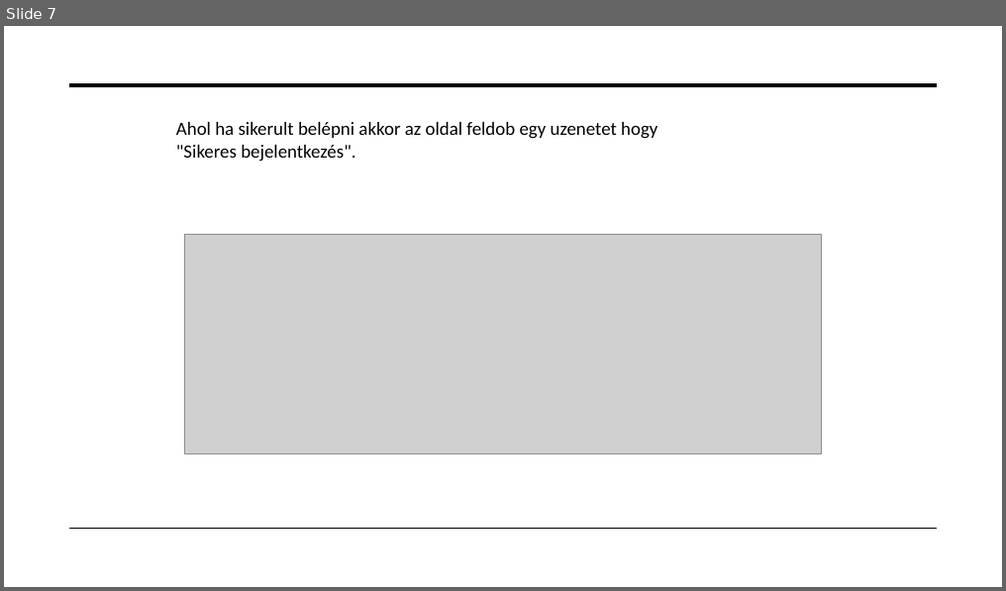
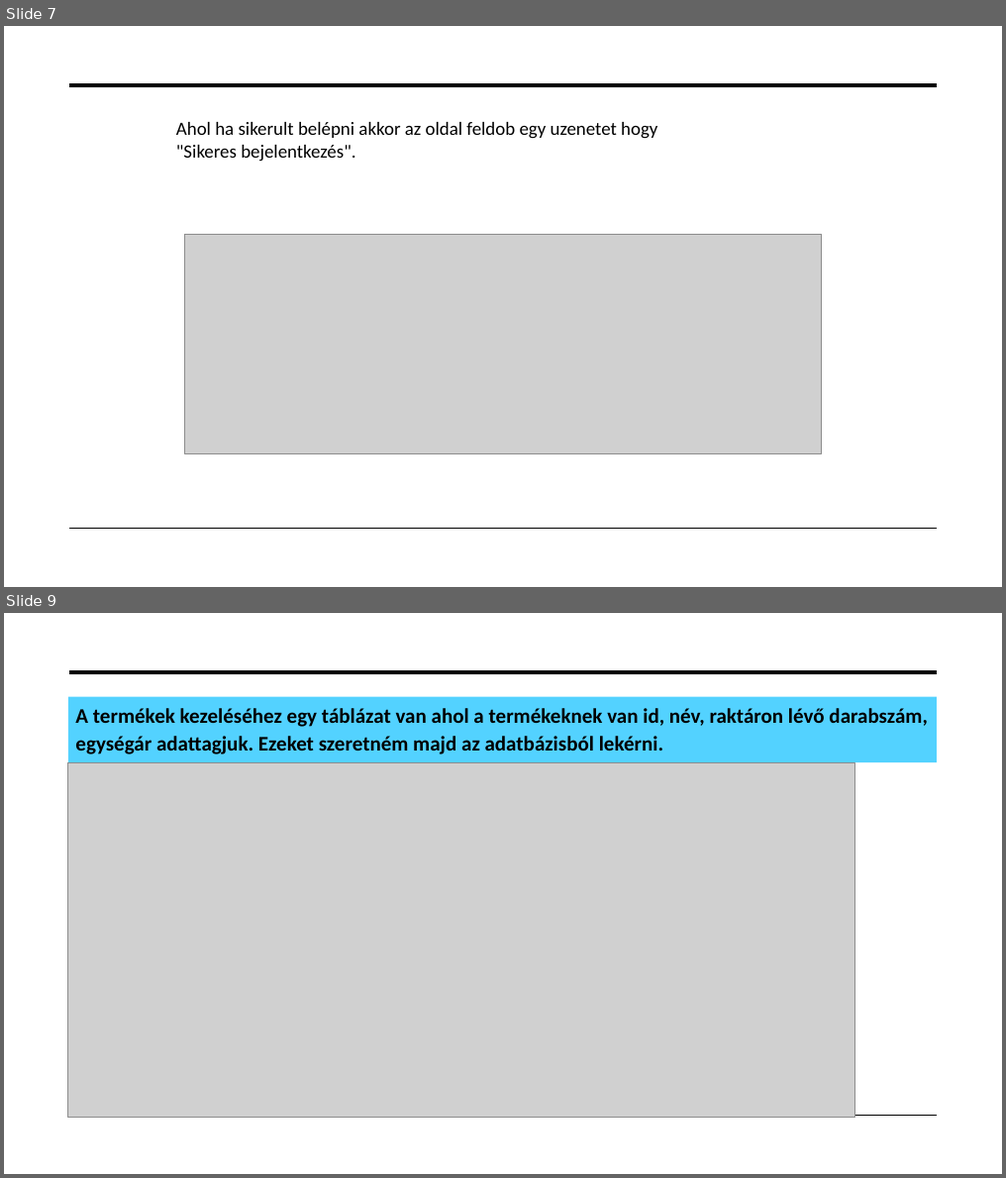
Before and after one commit to peterffydominika/13A_Projekt_webshop, a slide deck: Projektmunka.pptx. Shown one above the other, each under a label of ours: slide 7 before the commit, slides 7 and 9 after it; the slides between them are not shown. The pictures are 1006x591 and 1006x1178 pixels, drawn with LibreOffice and Linux fonts; fonts in the diff are those of the drawing; grey boxes stand for pictures; background and template pictures are left out. Boxes give left, top, right and bottom in pixels: in the first picture for what was removed or moved away, otherwise in the second. Text is boxed around its words. In the diff, an @@ line names an element or a change of style, - is before the commit and + after.

```diff
--- a/Projektmunka.pptx
+++ b/Projektmunka.pptx
@@ slide 9 added at [4, 613, 1002, 1174], background picture (left out); not listed: 2 template elements that a slide beside it also shows @@
@@ text added at [68, 697, 937, 762], fill #53D2FF, 20 pt, text #000000, bold @@
+A termékek kezeléséhez egy táblázat van ahol a termékeknek van id, név, raktáron lévő darabszám, egységár adattagjuk. Ezeket szeretném majd az adatbázisból lekérni.
@@ picture added at [68, 762, 855, 1118] @@
```
Also in this commit, not shown: 1 other slide added.
